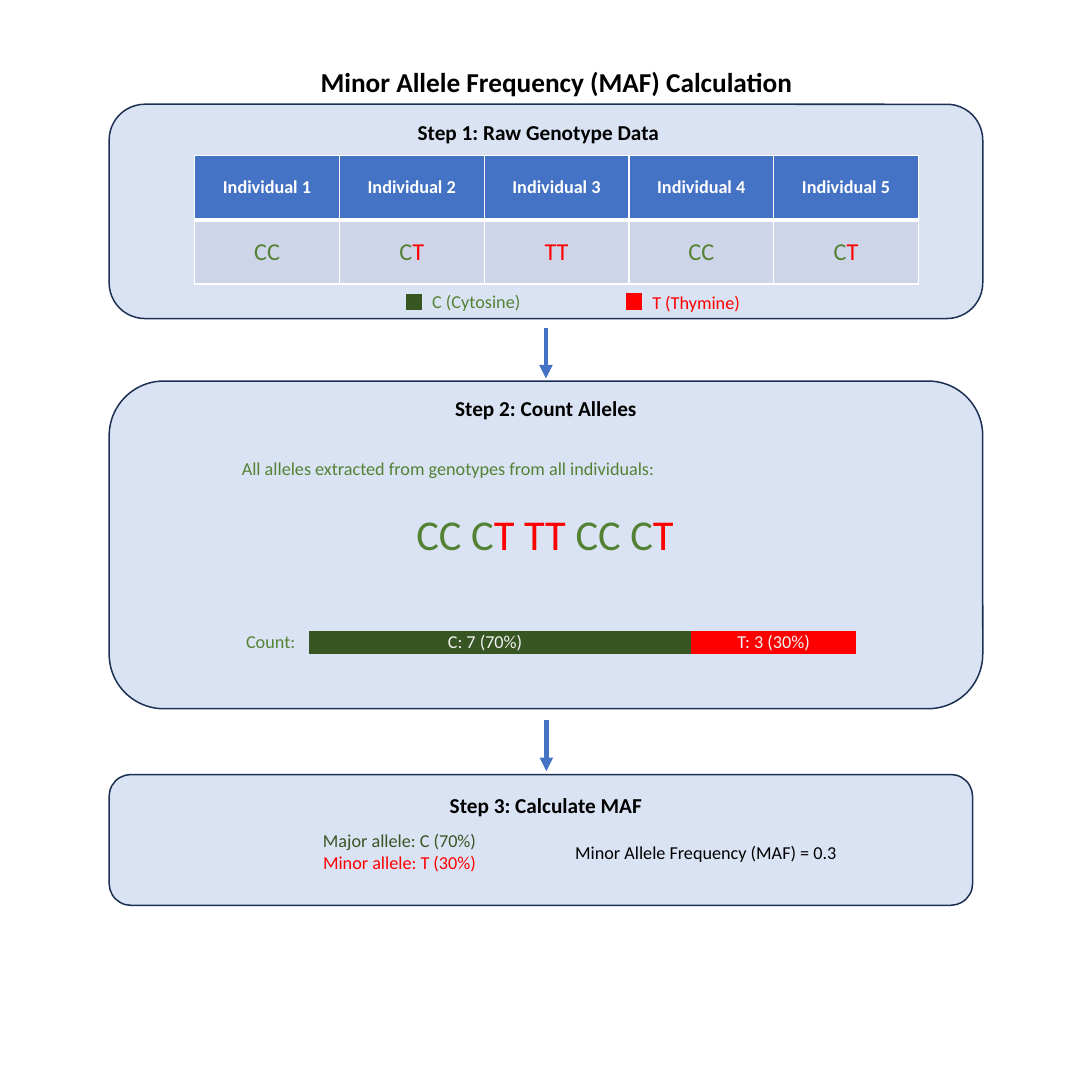
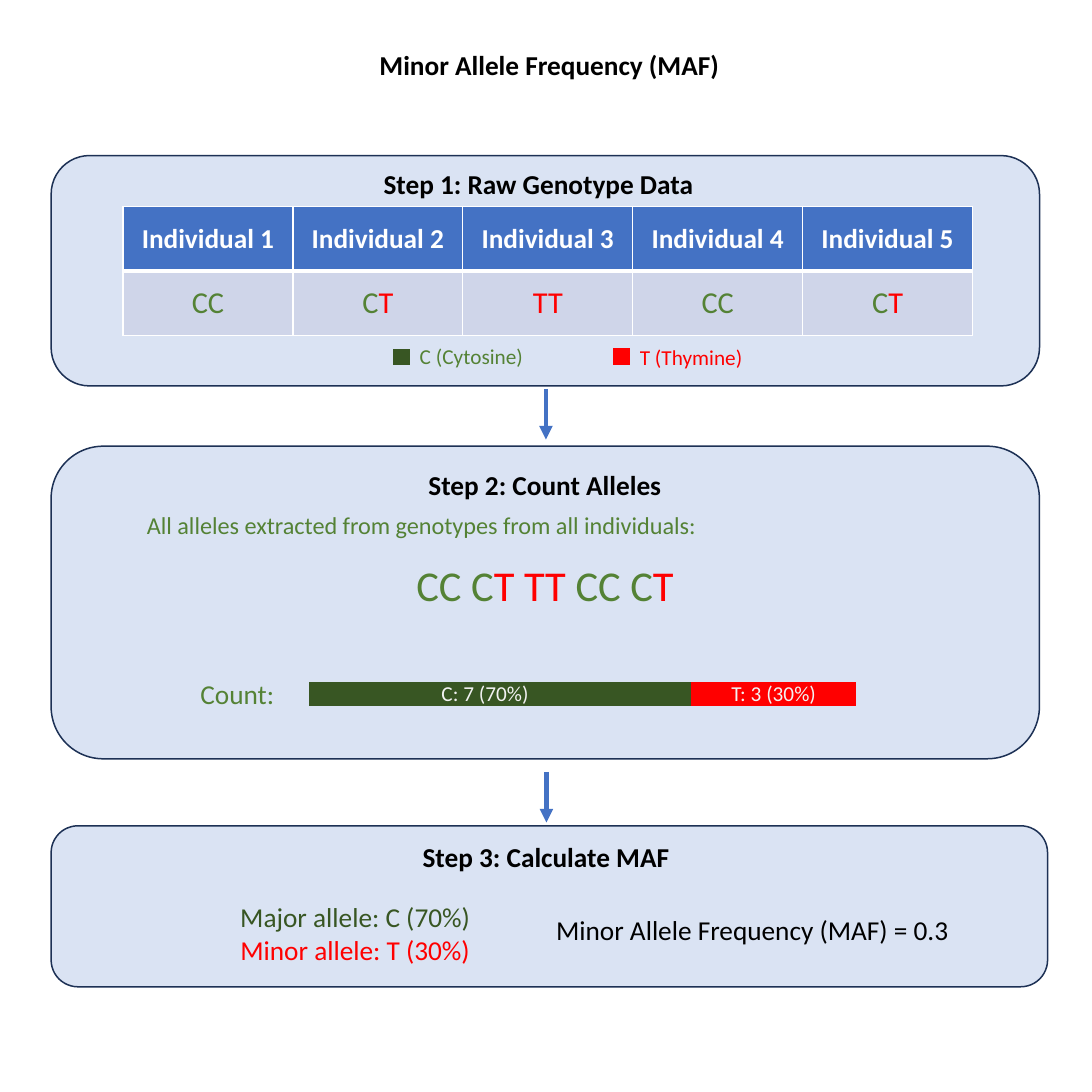
Before and after one commit to StatFunGen/statgen-prerequisites, a slide deck: slide 2 of graphical_summary/slides.pptx. Drawn at 1092x1092 pixels with LibreOffice and Linux fonts; fonts in the diff are those of the drawing. Boxes give left, top, right and bottom in pixels: in the first picture for what was removed or moved away, otherwise in the second. Text is boxed around its words. In the diff, an @@ line names an element or a change of style, - is before the commit and + after.

```diff
--- a/graphical_summary/slides.pptx
+++ b/graphical_summary/slides.pptx
@@ text at [379, 55, 719, 80]: text changed @@
-Minor Allele Frequency (MAF) Calculation
+Minor Allele Frequency (MAF)
@@ rounded rectangle: place and size @@
-rounded rectangle at [109, 104, 983, 318]
+rounded rectangle at [51, 155, 1040, 385]
@@ text "Step 1: Raw Genotype Data": place and size @@
-text "Step 1: Raw Genotype Data" at [418, 126, 659, 144]
+text "Step 1: Raw Genotype Data" at [384, 176, 693, 199]
@@ table at [123, 206, 975, 335] @@
@@ size 12 to 18 pt in "Individual 1", "Individual 2", "Individual 3", "Individual 4" and 1 more places @@
@@ size 16 to 20 pt in "CC", "CT", "TT", "CC" and 1 more places @@
@@ table: place and size @@
-table at [194, 155, 921, 284]
+table at [123, 206, 975, 335]
@@ rectangle: place and size @@
-rectangle at [406, 295, 422, 310]
+rectangle at [394, 349, 410, 365]
@@ text "C (Cytosine)": place and size @@
-text "C (Cytosine)" at [432, 295, 520, 311]
+text "C (Cytosine)" at [420, 348, 523, 368]
@@ rectangle: place and size @@
-rectangle at [627, 294, 642, 309]
+rectangle at [614, 349, 629, 365]
@@ size 12 to 14 pt in 4 elements at [441, 685, 529, 707], [731, 685, 816, 707], [420, 348, 523, 368], [640, 349, 742, 369] @@
@@ text "T (Thymine)": place and size @@
-text "T (Thymine)" at [652, 296, 740, 312]
+text "T (Thymine)" at [640, 349, 742, 369]
@@ arrow moved from (546, 328) - (546, 379) to (546, 389) - (546, 439) @@
@@ rounded rectangle: place and size @@
-rounded rectangle at [109, 381, 983, 709]
+rounded rectangle at [51, 447, 1040, 759]
@@ size 14 to 18 pt in 3 elements at [423, 848, 669, 872], [384, 176, 693, 199], [428, 476, 661, 500] @@
@@ text "Step 2: Count Alleles": place and size @@
-text "Step 2: Count Alleles" at [455, 401, 636, 420]
+text "Step 2: Count Alleles" at [428, 476, 661, 500]
@@ text "All alleles extracted from genotypes ...": place and size @@
-text "All alleles extracted from genotypes ..." at [242, 462, 654, 478]
+text "All alleles extracted from genotypes ..." at [147, 517, 695, 538]
@@ text "All alleles extracted from genotypes ..." at [147, 517, 695, 538]: size 12 to 16 pt @@
@@ text "Count:": place and size @@
-text "Count:" at [246, 636, 295, 648]
+text "Count:" at [200, 686, 274, 704]
@@ text "C: 7 (70%)": place and size @@
-text "C: 7 (70%)" at [448, 635, 522, 651]
+text "C: 7 (70%)" at [441, 685, 529, 707]
@@ text "T: 3 (30%)": place and size @@
-text "T: 3 (30%)" at [737, 635, 809, 651]
+text "T: 3 (30%)" at [731, 685, 816, 707]
@@ 2 rectangles, 1 text, 1 arrow: place and size @@
-2 rectangles, 1 text, 1 arrow at [310, 522, 856, 771]
+2 rectangles, 1 text, 1 arrow at [310, 573, 856, 822]
@@ rounded rectangle: place and size @@
-rounded rectangle at [109, 774, 973, 905]
+rounded rectangle at [51, 826, 1048, 986]
@@ text "Step 3: Calculate MAF": place and size @@
-text "Step 3: Calculate MAF" at [450, 798, 642, 817]
+text "Step 3: Calculate MAF" at [423, 848, 669, 872]
@@ size 12 to 18 pt in 3 elements at [200, 686, 274, 704], [556, 920, 949, 945], [240, 907, 470, 964] @@
@@ text "Major allele: C (70%)": place and size @@
-text "Major allele: C (70%)" at [323, 834, 476, 872]
+text "Major allele: C (70%)" at [240, 907, 470, 964]
@@ text "Minor Allele Frequency (MAF) = ...": place and size @@
-text "Minor Allele Frequency (MAF) = ..." at [575, 846, 836, 862]
+text "Minor Allele Frequency (MAF) = ..." at [556, 920, 949, 945]
```
Also in this commit, not shown: 10 other slides changed, 55 other files.
